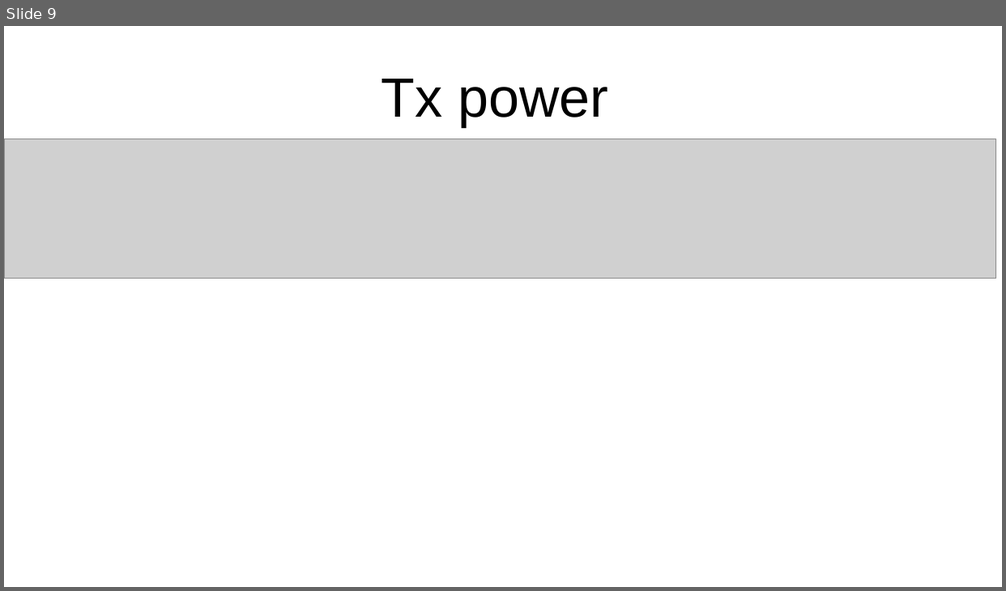
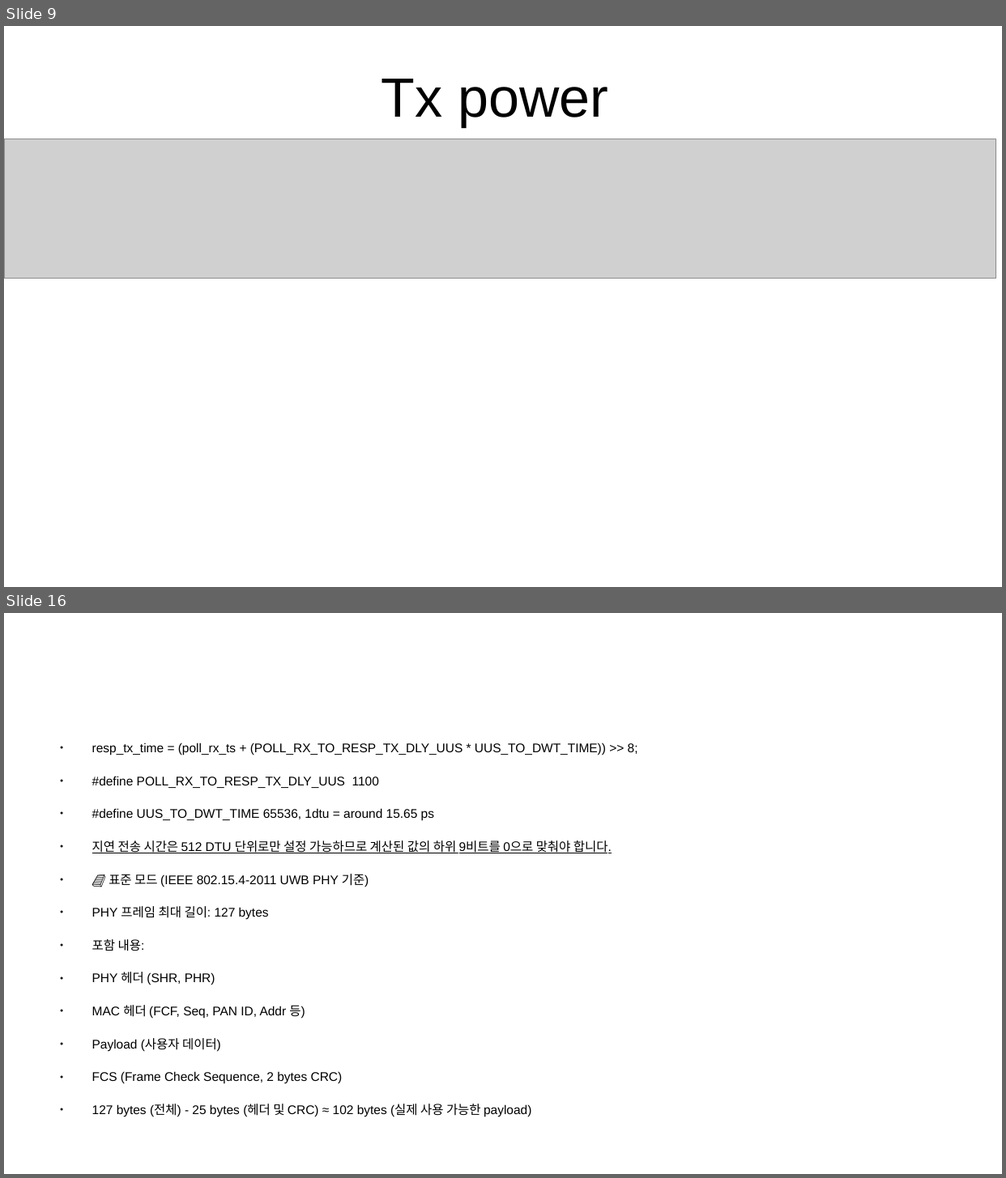
Before and after one commit to Shinjinok/dwm1001_ex, a slide deck: DWm1001_EXAMPLE_BUILD.odp. Shown one above the other, each under a label of ours: slide 9 before the commit, slides 9 and 16 after it; the slides between them are not shown. The pictures are 1006x591 and 1006x1178 pixels, drawn with LibreOffice and Linux fonts; fonts in the diff are those of the drawing; grey boxes stand for pictures. Boxes give left, top, right and bottom in pixels: in the first picture for what was removed or moved away, otherwise in the second. Text is boxed around its words. In the diff, an @@ line names an element or a change of style, - is before the commit and + after.

Commit message:
check blink

```diff
--- a/DWm1001_EXAMPLE_BUILD.odp
+++ b/DWm1001_EXAMPLE_BUILD.odp
@@ slide 16 added at box(4, 613, 1002, 1174), background #FFFFFF @@
@@ text added at box(92, 743, 638, 1118), 10 pt, text #000000 @@
+● resp_tx_time = (poll_rx_ts + (POLL_RX_TO_RESP_TX_DLY_UUS * UUS_TO_DWT_TIME)) >> 8;
+● #define POLL_RX_TO_RESP_TX_DLY_UUS 1100
+● #define UUS_TO_DWT_TIME 65536, 1dtu = around 15.65 ps
+● 지연 전송 시간은 512 DTU 단위로만 설정 가능하므로 계산된 값의 하위 9비트를 0으로 맞춰야 합니다.
+● 📘 표준 모드 (IEEE 802.15.4-2011 UWB PHY 기준)
+● PHY 프레임 최대 길이: 127 bytes
+● 포함 내용:
+● PHY 헤더 (SHR, PHR)
+● MAC 헤더 (FCF, Seq, PAN ID, Addr 등)
+● Payload (사용자 데이터)
+● FCS (Frame Check Sequence, 2 bytes CRC)
+● 127 bytes (전체) - 25 bytes (헤더 및 CRC) ≈ 102 bytes (실제 사용 가능한 payload)
```
Also in this commit, not shown: 1 slide changed, 8 other slides added, 6 other files.
